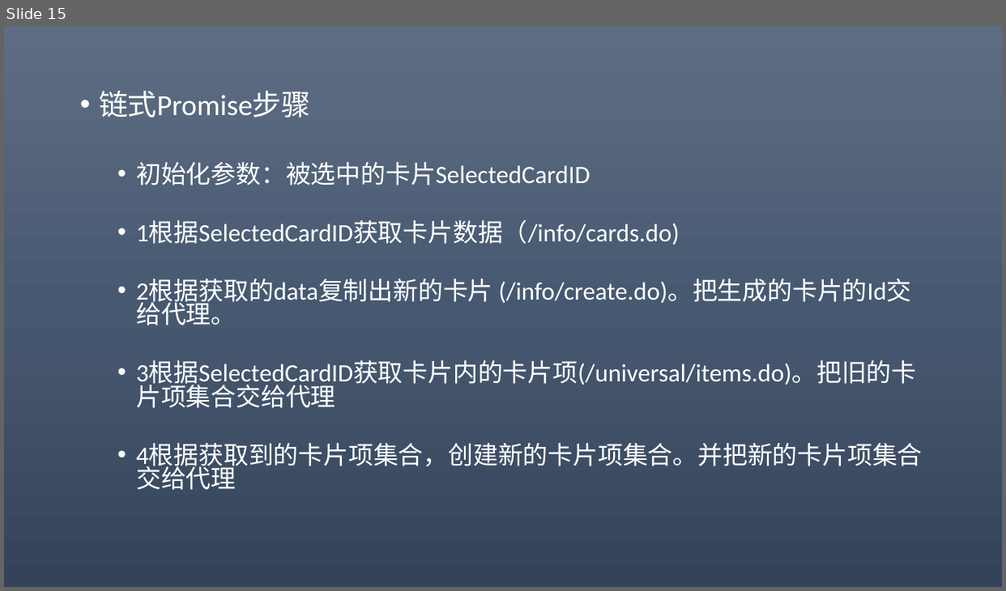
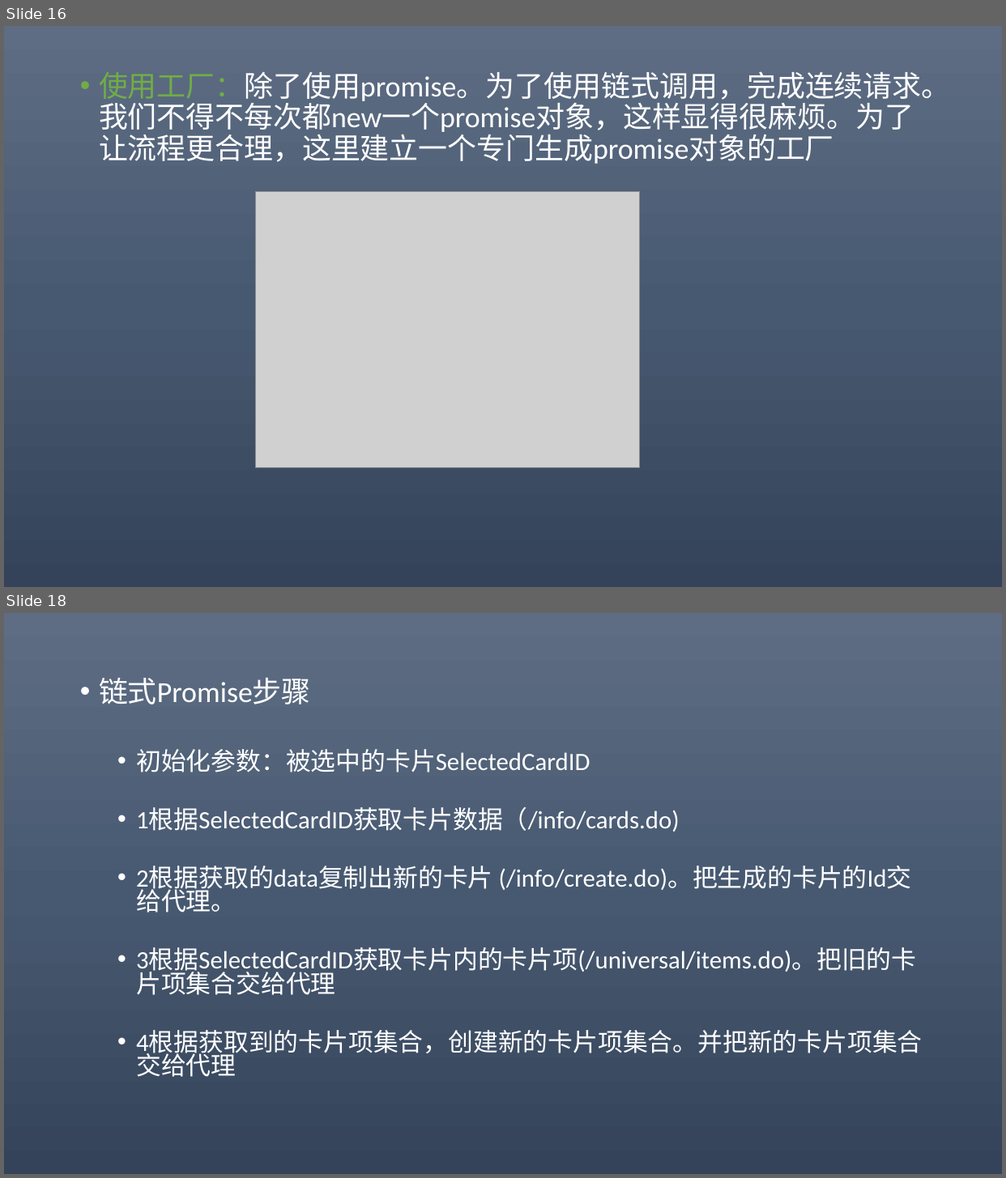
Before and after one commit to 369857519/AlgorithmPractise, a slide deck: eXT.pptx. Shown one above the other, each under a label of ours: slide 15 before the commit, slides 16 and 18 after it; the slides between them are not shown. The pictures are 1006x591 and 1006x1178 pixels, drawn with LibreOffice and Linux fonts; fonts in the diff are those of the drawing; grey boxes stand for pictures. Boxes give left, top, right and bottom in pixels: in the first picture for what was removed or moved away, otherwise in the second. Text is boxed around its words. In the diff, an @@ line names an element or a change of style, - is before the commit and + after.

```diff
--- a/eXT.pptx
+++ b/eXT.pptx
@@ slide 16 added at bbox=[4, 26, 1002, 587], background gradient #5E6D85 to #495A73 to #35445A @@
@@ text added at bbox=[99, 71, 950, 164], 28 pt, text #FFFFFF @@
+• 使用工厂：除了使用promise。为了使用链式调用，完成连续请求。我们不得不每次都new一个promise对象，这样显得很麻烦。为了让流程更合理，这里建立一个专门生成promise对象的工厂
@@ picture added at bbox=[256, 191, 639, 467] @@
@@ what was slide 15 is now slide 18 @@
```
Also in this commit, not shown: 7 slides changed, 13 other slides added, 11 slides removed, 10 other files.
